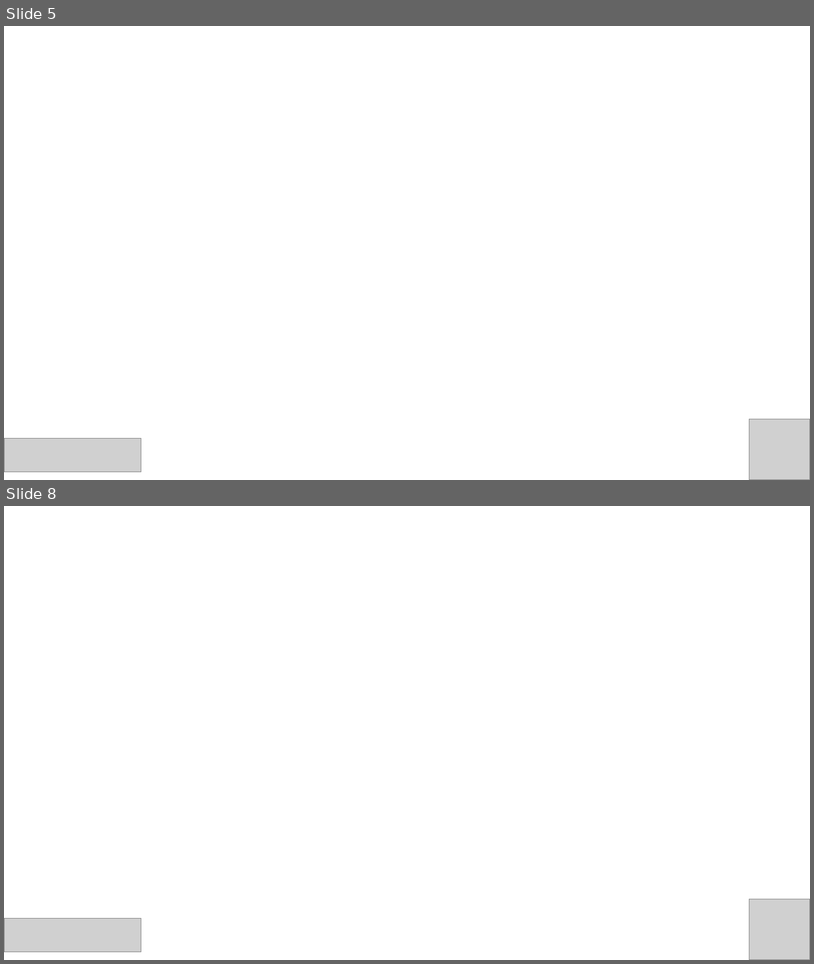
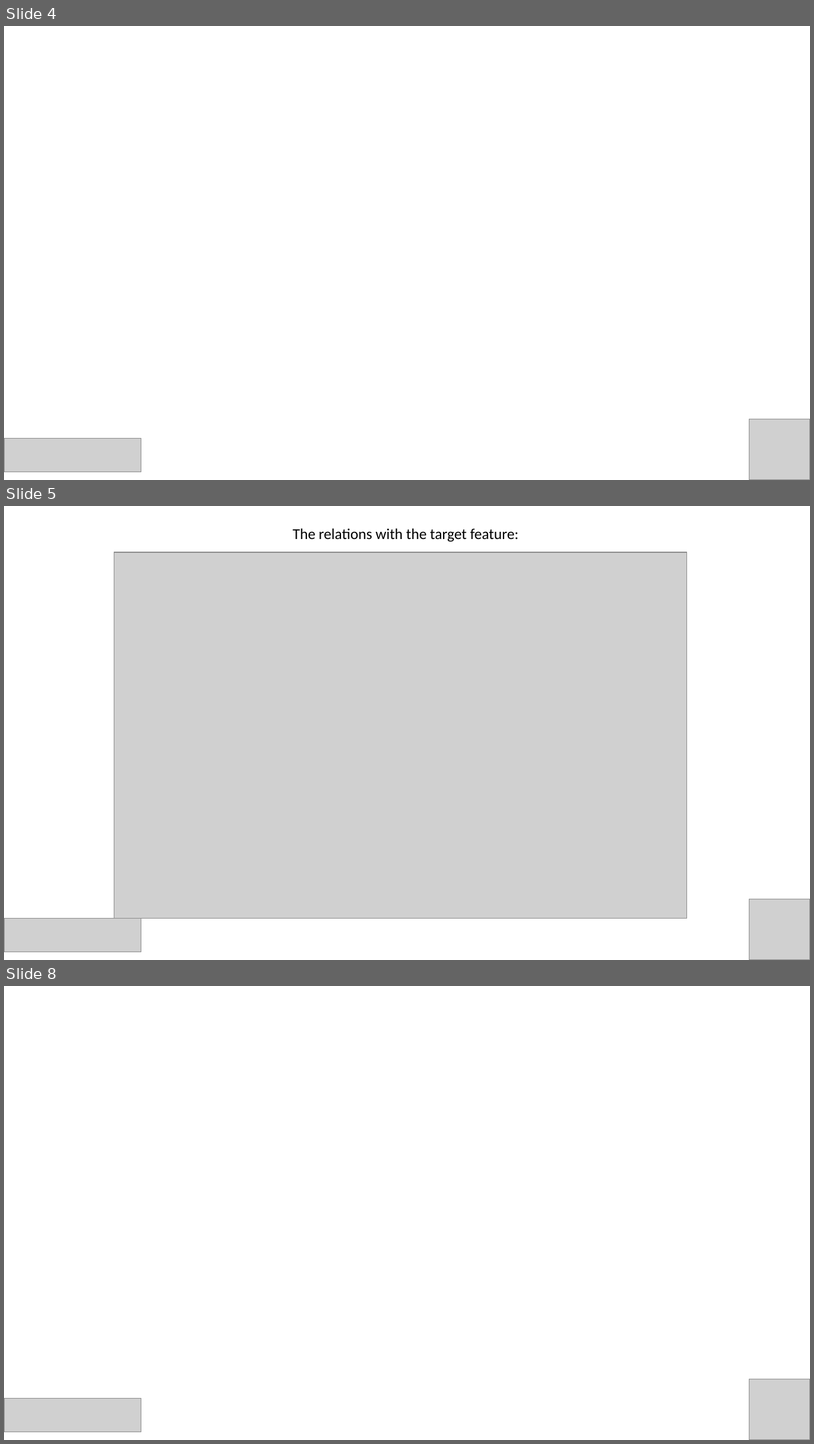
Before and after one commit to chrislacarte/Country-GDP-and-Debt-predictor-ML-, a slide deck: gdp_presentation.pptx. Shown one above the other, each under a label of ours: slides 5 and 8 before the commit, slides 4, 5 and 8 after it; the slides between them are not shown. The pictures are 814x964 and 814x1444 pixels, drawn with LibreOffice and Linux fonts; fonts in the diff are those of the drawing; grey boxes stand for pictures. Boxes give left, top, right and bottom in pixels: in the first picture for what was removed or moved away, otherwise in the second. Text is boxed around its words. In the diff, an @@ line names an element or a change of style, - is before the commit and + after.

```diff
--- a/gdp_presentation.pptx
+++ b/gdp_presentation.pptx
@@ slide 5 added at (4, 506, 810, 960), background #FFFFFF @@
@@ text added at (293, 528, 519, 542), 18 pt, text #000000 @@
+The relations with the target feature:
@@ picture added at (114, 552, 687, 918) @@
@@ picture added at (750, 898, 810, 960) @@
@@ picture added at (4, 918, 141, 951) @@
@@ what was slide 5 is now slide 4 @@
```
Also in this commit, not shown: 5 other slides added, 6 slides removed, 2 other files.
